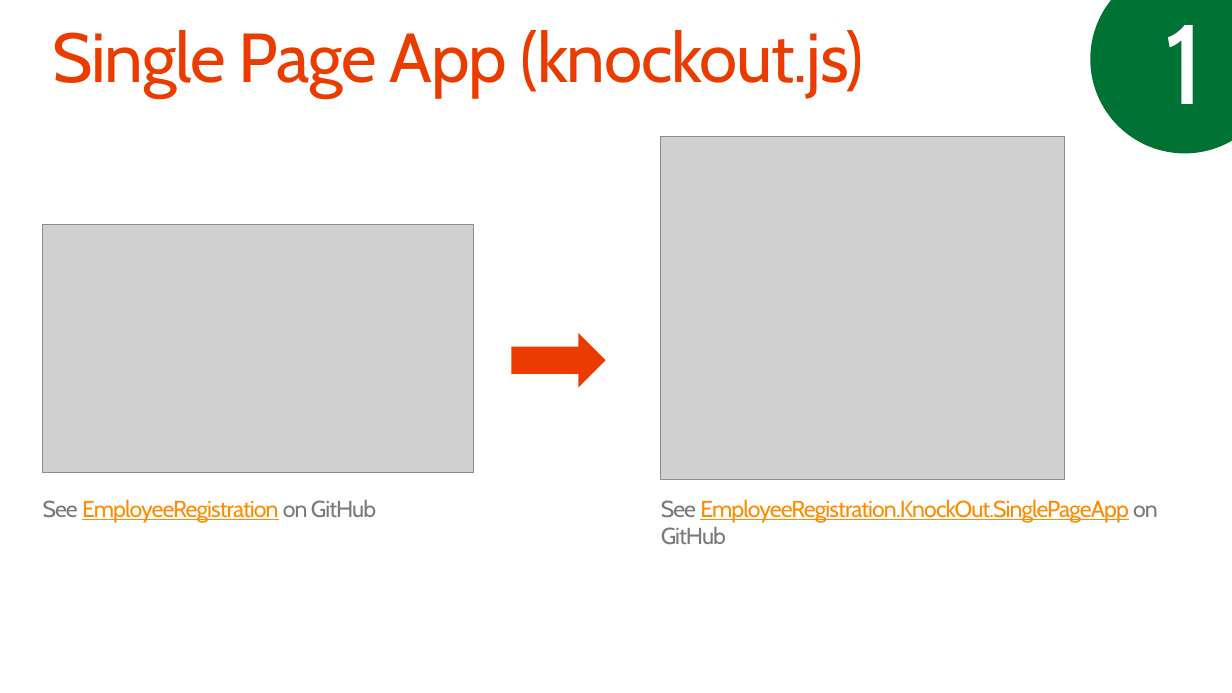
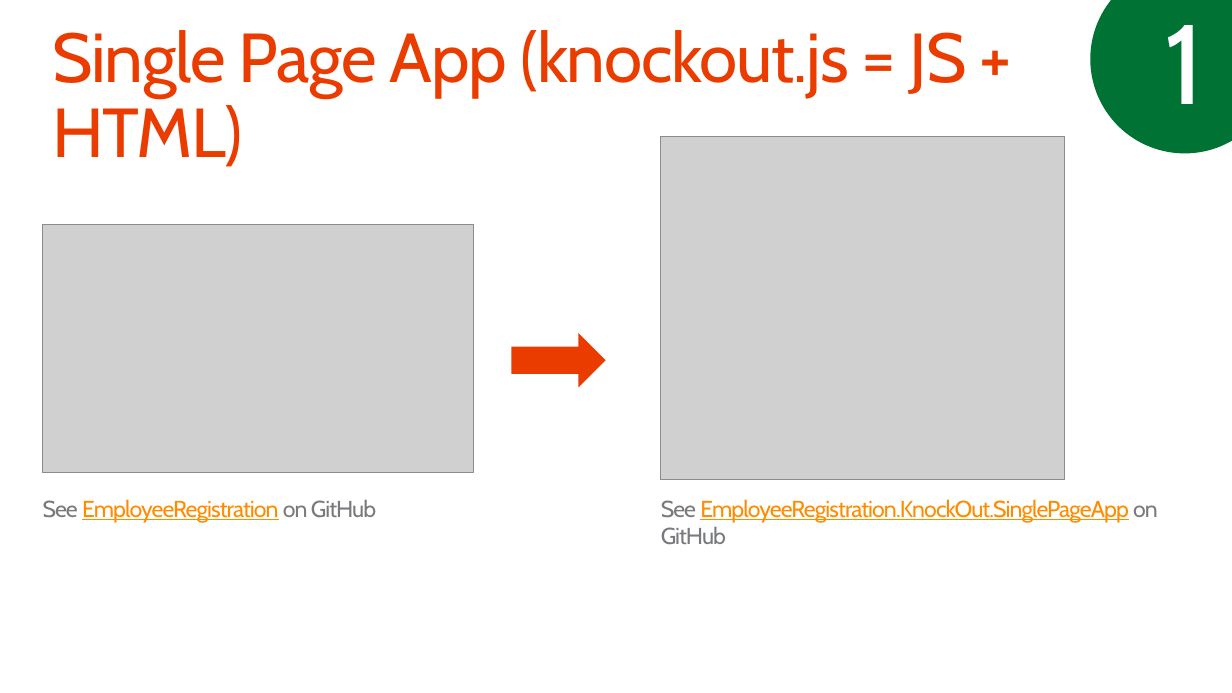
Before and after one commit to pnp/PnP-Transformation, a slide deck: slide 76 of InfoPath/Guidance/Decks/Office 365 JDP InfoPath - Self-service manual.pptx. Drawn at 1232x693 pixels with LibreOffice and Linux fonts; fonts in the diff are those of the drawing; grey boxes stand for pictures; background and template pictures are left out. Boxes give left, top, right and bottom in pixels: in the first picture for what was removed or moved away, otherwise in the second. Text is boxed around its words. In the diff, an @@ line names an element or a change of style, - is before the commit and + after.

```diff
--- a/InfoPath/Guidance/Decks/Office 365 JDP InfoPath - Self-service manual.pptx
+++ b/InfoPath/Guidance/Decks/Office 365 JDP InfoPath - Self-service manual.pptx
@@ title at [52,30,967,167]: text changed @@
-Single Page App (knockout.js)
+Single Page App (knockout.js = JS + HTML)
```
Also in this commit, not shown: 2 other slides changed, 1 other file.
